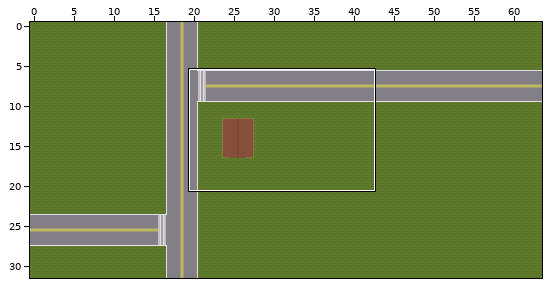
One commit to this Tiled map: RAW/ludMap37.tmx. The first picture is a wide view before the edit; the outline marks the close-up.
Close-up. Old version:
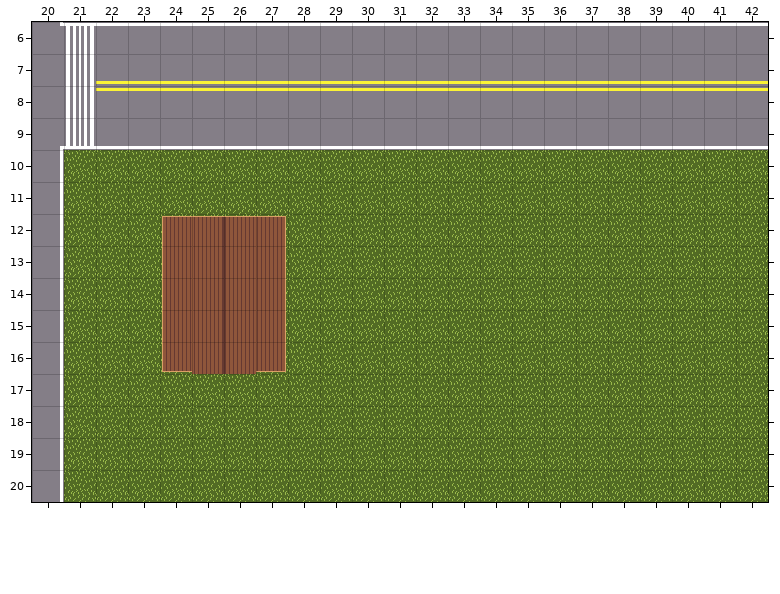
Cells are 32x32 px. Shown: x 20..42, y 6..20. The commit also changed other parts of the map, which this record leaves out. The commit also replaced the tileset; all pictures use the new one.
The result:
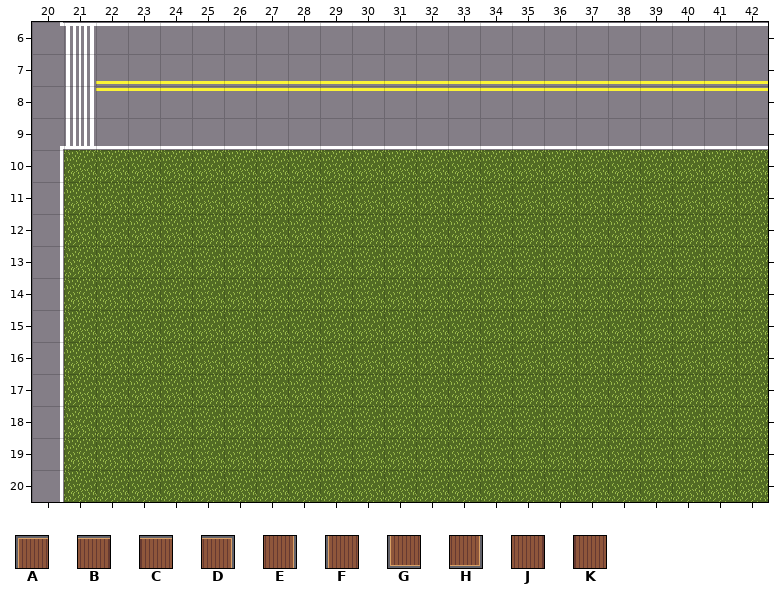
Key: from "Main Map": A 17, B 18, C 19, D 20, E 21, F 22, G 23, H 24, J 25, K 26.
_ is an empty cell.
Tiles replaced or removed in this view: A, B, C, D, E, F, G, H, J, K.
Edits made:
Changed rows in their new state; . is an unchanged cell.
Layer "Objects":
first column x 24:
12 ____
13 ____
14 ____
15 ____
16 ____
Boxes around the changes in both close-ups, in picture pixels (x1, y1, x2, y2):
removed: (162, 216, 286, 374)
